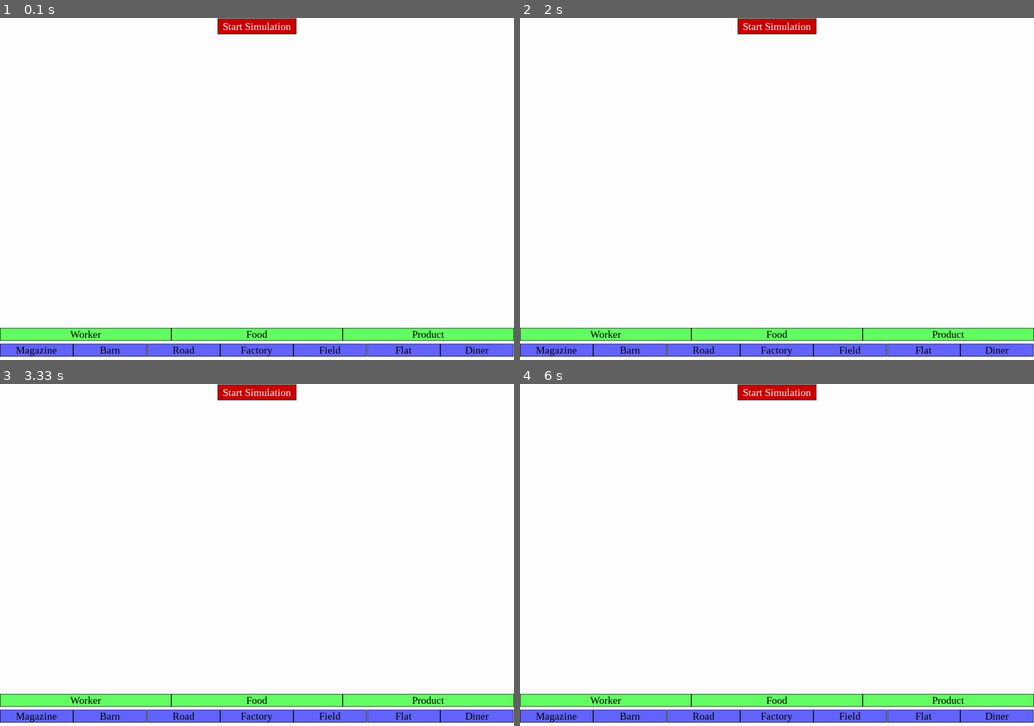
Above: before the commit, frames 1-4 (two rows, left to right).
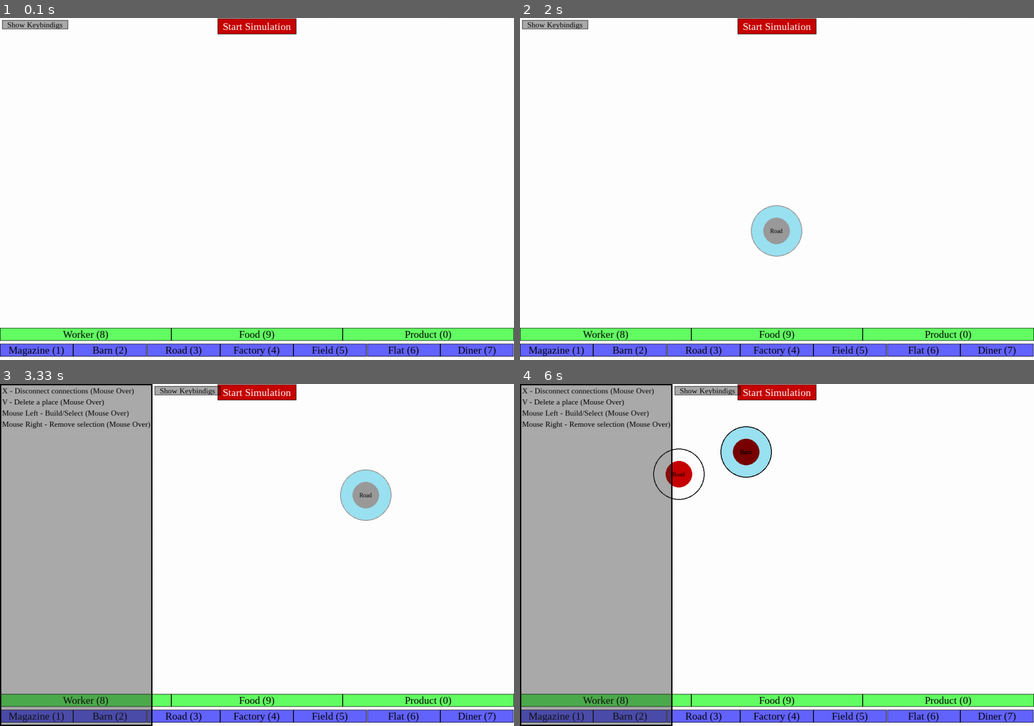
Above: after the commit, the same moments.

Repository: AvanaPY/SimSims
Game: pygame game, started from __main__.py
Same seed, same stepped clock (60 frames per second), same inputs: the game is played once before the commit and once after it.
Inputs (mouse positions are in pixels of both pictures, inside the frame that each line leads up to):
- Up to frame 1 (0.1 s): no input
- Up to frame 2 (2 s): tap 1 at 0.33 s; tap V at 0.67 s; hold X 1-1.47 s; move the mouse to (854, 69) at 1.03 s; tap 2 at 1.07, 1.37, 1.9 s; tap 4 at 1.15 s; tap 8 at 1.5 s; move the mouse to (777, 230) at 1.87 s; tap 3 at 1.98 s
- Up to frame 3 (3.33 s): tap 2 at 2.2, 2.73, 3.07 s; click (5, 387) at 2.38 s, where only the run after the commit has a clickable "Barn"; move the mouse to (436, 643) at 2.7 s; move the mouse to (364, 493) at 3.03 s; tap 3 at 3.15 s
- Up to frame 4 (6 s): tap 2 at 3.37, 3.57, 3.87, 4.47, 5.65 s; move the mouse to (622, 438) at 3.53 s; tap 4 at 3.65 s; right-click (699, 654) at 4.12 s; click (663, 527) at 4.48 s; tap 3 at 4.55 s; tap V at 4.73, 5.13, 5.43, 5.57, 5.97 s; click (725, 541) at 5.15 s; click (679, 472) at 5.58 s; click (746, 452) at 5.98 s

The runs differ from the first frame. In frame 1, 1.4% of the frame differs, in the area x 0-97%, y 0-99%; in frame 2, 2.6%; in frame 3, 32%; in frame 4, 32%, in the area x 0-97%, y 0-100%.

Commit message:
Keybindings, panels, ability to remove connections and places, not resources tho.

Diff:
--- a/sim_assets/__init__.py
+++ b/sim_assets/__init__.py
@@ -5,3 +5,7 @@
 from .resource import Worker, Food, Product
 
 from .simsims import SimsSims
+
+from .ext import ncr, bernstein_poly, colour_linear_interpolation
+
+from .keybindings import bindings
--- a/sim_assets/ext.py
+++ b/sim_assets/ext.py
@@ -5,29 +5,35 @@
 
 def ncr(n, r):
     """n choose r"""
-    r = min(r, n-r)
-    numer = reduce(op.mul, range(n, n-r, -1), 1)
-    denom = reduce(op.mul, range(1, r+1), 1)
+    r = min(r, n - r)  # This works since it's symmetric
+
+    numer = reduce(op.mul, range(n, n - r, -1), 1)
+    denom = reduce(op.mul, range(1, r + 1), 1)
     return numer / denom
 
 def bernstein_poly(i, n, t):
     """
      The Bernstein polynomial of n, i as a function of t
     """
-
     return ncr(n, i) * (t ** (n - i)) * (1 - t)**i
 
 def compute_bezier_points(points, n_times=25):
-
-    nPoints = len(points)
-    xPoints = np.array([p[0] for p in points])
-    yPoints = np.array([p[1] for p in points])
+    """
+        Returns a list of points that can be used to construct a bezier curve.
+    """
+    n_points = len(points)
+    x_points, y_points = np.array([p[0] for p in points]), np.array([p[1] for p in points])
 
     t = np.linspace(0.0, 1.0, n_times)
+    polynomial_array = np.array([bernstein_poly(i, n_points-1, t) for i in range(0, n_points)])
 
-    polynomial_array = np.array([ bernstein_poly(i, nPoints-1, t) for i in range(0, nPoints)   ])
+    x_vals, y_vals= np.dot(x_points, polynomial_array), np.dot(y_points, polynomial_array)
 
-    xvals = np.dot(xPoints, polynomial_array)
-    yvals = np.dot(yPoints, polynomial_array)
+    return [(x, y) for x, y in zip(x_vals, y_vals)]
 
-    return [(x, y) for x, y in zip(xvals, yvals)]
+def colour_linear_interpolation(col_a, col_b, t):
+    """
+        Linearly interpolates between two colours.
+    """
+    col = tuple([a + (b - a) * t for a, b in zip(col_a, col_b)])
+    return col
--- /dev/null
+++ b/sim_assets/keybindings.py
@@ -0,0 +1,35 @@
+import pygame
+
+
+class Keybindings:
+    def __init__(self):
+        self.INTERACT = pygame.BUTTON_LEFT
+        self.DESELECT = pygame.BUTTON_RIGHT
+        self.DISCONNECT_PLACE_CONNECTIONS = pygame.K_x
+        self.DELETE_PLACE = pygame.K_v
+
+        self.SELECT_TYPE_MAGAZINE = pygame.K_1
+        self.SELECT_TYPE_BARN     = pygame.K_2
+        self.SELECT_TYPE_ROAD     = pygame.K_3
+        self.SELECT_TYPE_FACTORY  = pygame.K_4
+        self.SELECT_TYPE_FIELD    = pygame.K_5
+        self.SELECT_TYPE_FLAT     = pygame.K_6
+        self.SELECT_TYPE_DINER    = pygame.K_7
+        self.SELECT_TYPE_WORKER   = pygame.K_8
+        self.SELECT_TYPE_FOOD     = pygame.K_9
+        self.SELECT_TYPE_PRODUCT  = pygame.K_0
+
+    def name_of_key(self, key):
+        m = {
+            pygame.BUTTON_LEFT: 'Mouse Left',
+            pygame.BUTTON_RIGHT: 'Mouse Right'
+        }
+        if key in m:
+            return m[key]
+        return pygame.key.name(key).capitalize()
+
+bindings = Keybindings()
+
+if __name__ == '__main__':
+    pygame.init()
+    print(bindings.name_of_key(pygame.K_v))
--- a/sim_assets/map.py
+++ b/sim_assets/map.py
@@ -1,6 +1,6 @@
 import pygame
 import math
-from .ext import compute_bezier_points
+from .ext import compute_bezier_points, colour_linear_interpolation
 class Map:
     def __init__(self):
         self._places = []
@@ -50,6 +50,18 @@
             if p.point_in_place(x, y):
                 place = p
         return place
+
+    def disconnect_from_selection(self, x, y):
+        if self._selected_place:
+            place = self.get_place_at(x, y)
+            if place:
+                self._selected_place.disconnect_place(place)
+
+    def delete_place_at(self, x, y):
+        place = self.get_place_at(x, y)
+        if place:
+            place.disconnect_all_connections()
+            self._places.remove(place)
 
     def can_build(self):
         return self._selected_build_type or self._selected_place or self._selected_resource_type
@@ -118,4 +130,13 @@
         orth = -direction[1] * bend_factor, direction[0] * bend_factor
         ctrl_point = pos1[0] + direction[0] * 0.5 + orth[0], pos1[1] + direction[1] * 0.5 + orth[1]
         b_points = compute_bezier_points((pos1, ctrl_point, pos2))
-        pygame.draw.lines(surface, (200, 0, 0), False, b_points, 3)
+        length = sum([math.dist(b_points[i], b_points[i + 1]) for i in range(len(b_points) - 1)])  # Evaluate sum of all the "segment" lengths of the bezier curve
+        walked = 0
+
+        start_col = (255, 0, 0)
+        end_col = (0, 120, 255)
+        for i in range(len(b_points) - 1):
+            walked += math.dist(b_points[i], b_points[i + 1])
+            col = colour_linear_interpolation(start_col, end_col, walked / length)
+            pygame.draw.line(surface, col, b_points[i], b_points[i + 1], 3)
+#        pygame.draw.lines(surface, colour_linear_interpolation(), False, b_points, 3)
--- a/sim_assets/places.py
+++ b/sim_assets/places.py
@@ -109,6 +109,18 @@
         if not place in self._outgoing_connections:
             self._outgoing_connections.append(place)
 
+    def disconnect_place(self, place):
+        if place in self._ingoing_connections:
+            self._ingoing_connections.remove(place)
+            place.disconnect_place(self)
+        if place in self._outgoing_connections:
+            self._outgoing_connections.remove(place)
+            place.disconnect_place(self)
+
+    def disconnect_all_connections(self):
+        for place in self._ingoing_connections[:] + self._outgoing_connections[:]:
+            place.disconnect_place(self)
+
     def insert(self, r: Resource):
         """
             Inserts an object, it's a virtual method. Returns True of False depending on if it could insert the object or not.
@@ -122,7 +134,7 @@
 #       NODES
 ####################
 class Node(Place):
-    def __init__(self, name, uses, produces, dims=(60, 60), background=(255, 255, 255), border=(0, 0, 0)):
+    def __init__(self, name, uses, produces, dims=(90, 90), background=(255, 255, 255), border=(0, 0, 0)):
         super().__init__(name, uses, produces)
         self._dims = dims
         self._background = background
@@ -314,26 +326,26 @@
 class Diner(Node):
     def __init__(self):
         super().__init__('Diner', (Worker, Food), (Worker, ))
-        self._viability_increase = 0.1
-
+        self._max_viability_increase = 0.3
+        self._min_viability_increase = 0.1
+        self._food_poison_chance = 0.2
+        self._food_poison_factor = -0.2
+
+    @property
+    def viability(self):
+        return (self._food_poison_factor if random.random() < self._food_poison_chance else 1) * random.uniform(self._min_viability_increase, self._max_viability_increase)
     def use_resources(self, delay=1):
         self._working = True
 
-        fed_workers = 0
-
         time.sleep(delay/2)
-        workers = [r for r in self._resources if type(r) == Worker]
-        food_count = min(self._count_resources((Food, Worker)))
-        feed_index = 0
-        for resource in self._resources[:]:  # Copy the list to avoid issues
-            t = type(resource)
-            if t == Food:
-                if feed_index < food_count:
-                    workers[feed_index].add_viability(self._viability_increase)
-                    self._resources.remove(resource)
-                    feed_index += 1
-            elif t == Worker:
-                self.deliver_resource(resource)
+        worker = [r for r in self._resources if type(r) == Worker][0]
+        food = [r for r in self._resources if type(r) == Food][0]
+
+        self._resources.remove(food)
+        if worker.add_viability(self.viability):
+            self._resources.remove(worker)
+        else:
+            self.deliver_resource(worker)
 
         time.sleep(delay/2)
         self._working = False
@@ -361,7 +373,7 @@
 #    CONTAINERS
 ###################
 class Container(Place):
-    def __init__(self, name, uses, produces, radius=40, background=(255, 255, 255), border=(0, 0, 0)):
+    def __init__(self, name, uses, produces, radius=60, background=(255, 255, 255), border=(0, 0, 0)):
         super().__init__(name, uses, produces)
         self._radius = radius
         self._dims = (round(radius*2.1), round(radius*2.1))
@@ -369,6 +381,7 @@
         self._border = border
         self._uses = uses
         self._produces = produces
+        self._thread_lock = threading.Lock()
 
     def dims(self):
         return self._dims
@@ -410,11 +423,12 @@
         return True
 
     def place_resource(self, node: Node):
-        for resource in self._resources:
-            if node.insert(resource):
-                self._resources.remove(resource)
-                return True
-        return False
+        with self._thread_lock:
+            for resource in self._resources:
+                if node.insert(resource):
+                    self._resources.remove(resource)
+                    return True
+            return False
 
 class Magazine(Container):
     def __init__(self):
@@ -438,12 +452,15 @@
 class Road(Container):
     def __init__(self):
         super().__init__('Road', (Worker,), (Worker,))
-
-    def reduce_viability(self, worker):
-        pass
+        self._viability_reduction_per_worker = 0.05
+
+    @property
+    def viability(self):
+        return self._viability_reduction_per_worker * len(self._resources)
 
     def insert(self, r: Resource):
         if isinstance(r, Worker):
-            self._resources.append(r)
-            return True
-        return False
+            if not r.damage(self.viability):
+                self._resources.append(r)
+            return True
+        return False
--- a/sim_assets/pygame_assets/__init__.py
+++ b/sim_assets/pygame_assets/__init__.py
@@ -1 +1,2 @@
 from .button import Button
+from .panel import Panel
--- a/sim_assets/pygame_assets/button.py
+++ b/sim_assets/pygame_assets/button.py
@@ -2,7 +2,7 @@
 
 class Button:
     def __init__(self, text: str, font: pygame.font.Font,
-                position: tuple, dims: tuple, func, args: list = None,
+                position: tuple, dims: tuple, func, args: list = None, keybinding=None,
                 text_aa=True, text_colour: tuple = (255, 255, 255),
                 background_colour: tuple = (40, 40, 40), border_colour: tuple = (0, 0, 0), border_width: int = 1,
                 expand: bool = True, padx: int = 0, pady: int = 0, centered: bool = True):
@@ -22,7 +22,7 @@
             self._dims = (max(txt_dims[0], dims[0]) + padx, max(txt_dims[1], dims[1]) + pady)
 
         # Create the final surface and apply the background colour and border
-        blit = pygame.Surface(self._dims)
+        blit = pygame.Surface(self._dims, pygame.SRCALPHA, 32).convert_alpha()
         blit.fill(background_colour)
         pygame.draw.rect(blit, border_colour, pygame.Rect(0, 0, self._dims[0], self._dims[1]), border_width)
 
@@ -35,6 +35,8 @@
         else:
             self._position = position
         self._hidden = False
+
+        self._keybinding = keybinding
     @property
     def blit(self):
         return self._blit
@@ -46,6 +48,13 @@
     @property
     def hidden(self):
         return self._hidden
+
+    @property
+    def keybinding(self):
+        return self._keybinding
+
+    def move(self, dx, dy):
+        self._position = self.position[0] + dx, self.position[1] + dy
 
     def hide(self):
         self._hidden = True
--- /dev/null
+++ b/sim_assets/pygame_assets/panel.py
@@ -0,0 +1,65 @@
+import pygame
+
+class Panel:
+    def __init__(self, position: tuple, dims: tuple, background_colour: tuple = (40, 40, 40, 100), border_colour: tuple = (0, 0, 0), border_width: int = 3,
+                content_offset=5):
+        self._content = []
+        self._position = position
+        self._dims = dims
+
+        self._position = position
+        self._hidden = False
+
+        self._background_colour = background_colour
+        self._border_colour = border_colour
+        self._border_width = border_width
+
+        self._content_offset = content_offset
+
+        self._blit = None
+        self._redraw()
+
+    @property
+    def blit(self):
+        return self._blit
+
+    @property
+    def dims(self):
+        return self._dims
+
+    @property
+    def position(self):
+        return self._position
+
+    @property
+    def hidden(self):
+        return self._hidden
+
+    def add_text(self, text, font : pygame.font.Font, colour=(0, 0, 0)):
+        content = font.render(text, True, colour)
+        self._content.append(content)
+        self._redraw()
+
+    def _redraw(self):
+        self._calculate_width()
+        self._blit = pygame.Surface(self._dims, pygame.SRCALPHA, 32).convert_alpha()
+        self._blit.fill(self._background_colour)
+        pygame.draw.rect(self._blit, self._border_colour, pygame.Rect(0, 0, *self.dims), self._border_width)
+
+        x, y = self._content_offset, self._content_offset
+        for cont in self._content:
+            self._blit.blit(cont, (x, y))
+            y += cont.get_height() + self._content_offset
+
+    def _calculate_width(self):
+        if self._content:
+            w = max([self._dims[0]] + [cont.get_width() + self._content_offset * 2 for cont in self._content])
+            self._dims = w, self._dims[1]
+
+    def move(self, dx, dy):
+        self._position = self.position[0] + dx, self.position[1] + dy
+
+    def hide(self):
+        self._hidden = True
+    def unhide(self):
+        self._hidden = False
--- a/sim_assets/resource.py
+++ b/sim_assets/resource.py
@@ -1,6 +1,6 @@
 import pygame
 class Resource:
-    def __init__(self, name, colour, dims=(5, 5)):
+    def __init__(self, name, colour, dims=(8, 8)):
         self._name = name
         self._colour = colour
         self._dims = dims
--- a/sim_assets/simsims.py
+++ b/sim_assets/simsims.py
@@ -1,6 +1,6 @@
 import sys
 import pygame
-
+from .keybindings import bindings as keybindings
 
 APPLICATION_NAME = 'SimsSims'
 BACKGROUND_COLOUR = (255, 255, 255)
@@ -11,6 +11,7 @@
 import threading
 
 from .pygame_assets import Button
+from .pygame_assets import Panel
 from . import Place, Node, Magazine, Barn, Road, Factory, Field, Flat, Diner
 from . import Worker, Food, Product
 from . import Map
@@ -22,6 +23,7 @@
         self._window = pygame.display.set_mode(dims)
 
         self._main_font = pygame.font.SysFont('Times New Roman', 24)
+        self._mid_font = pygame.font.SysFont('Times New Roman', 18)
         self._places_name_font = pygame.font.SysFont('Times New Roman', 14)
 
         self._running = False
@@ -33,9 +35,23 @@
         # The graphical user interface
         self._ui: UI = UI()
 
-        self.start_button = Button('Start Simulation', self._main_font, (dims[0] / 2, 20), (100, 20), func = lambda: self.start_simulation(),
+        self._start_button = Button('Start Simulation', self._main_font, (dims[0] / 2, 20), (100, 20), func = lambda: self.start_simulation(),
                                     background_colour=(200, 0, 0), padx=25, pady=10)
-        self._ui.add_button(self.start_button)
+        self._ui.add_button(self._start_button)
+
+        self._show_keybind_panel = False
+        self._toggle_keybindings_button = Button('Show Keybindigs', self._mid_font, (5, 5), (100, 20), func=self._toggle_keybindings_panel,
+                                                background_colour=(40, 40, 40, 100), text_colour=(0, 0, 0), padx=25, centered=False)
+        self._ui.add_button(self._toggle_keybindings_button)
+
+        self._keybind_panel = Panel((0, 0), (100, dims[1]))
+        self._ui.add_panel(self._keybind_panel)
+
+        self._keybind_panel.add_text(f'{keybindings.name_of_key(keybindings.DISCONNECT_PLACE_CONNECTIONS)} - Disconnect connections (Mouse Over)', self._mid_font)
+        self._keybind_panel.add_text(f'{keybindings.name_of_key(keybindings.DELETE_PLACE)} - Delete a place (Mouse Over)', self._mid_font)
+        self._keybind_panel.add_text(f'{keybindings.name_of_key(keybindings.INTERACT)} - Build/Select (Mouse Over)', self._mid_font)
+        self._keybind_panel.add_text(f'{keybindings.name_of_key(keybindings.DESELECT)} - Remove selection (Mouse Over)', self._mid_font)
+        self._keybind_panel.hide()
 
         selections = (Magazine, Barn, Road, Factory, Field, Flat, Diner)
 
@@ -43,16 +59,22 @@
         select_btn_height = 30
         for i, t in enumerate(selections):
             place = t()
-            btn = Button(place.name, self._main_font, ((i + 0.5) * select_btn_width, self._dims[1] - select_btn_height * 0.75), (select_btn_width, select_btn_height),
-                    self.map_select_build, args=[t], background_colour=(100, 100, 255), text_colour=(0, 0, 0))
+            key = getattr(keybindings, f'SELECT_TYPE_{place.name.upper()}')
+            btn = Button(f'{place.name} ({keybindings.name_of_key(key)})', self._main_font,
+                    ((i + 0.5) * select_btn_width, self._dims[1] - select_btn_height * 0.75), (select_btn_width, select_btn_height),
+                    self.map_select_build, args=[t], background_colour=(100, 100, 255), text_colour=(0, 0, 0),
+                    keybinding=key)
             self._ui.add_button(btn)
 
         selections = (Worker, Food, Product)
         select_btn_width  = self._dims[0] / len(selections)
         for i, t in enumerate(selections):
             resource = t()
-            btn = Button(resource.name, self._main_font, ((i + 0.5) * select_btn_width, self._dims[1] - select_btn_height * 2), (select_btn_width, select_btn_height),
-                    self.map_select_resource, args=[t], background_colour=(100, 255, 100), text_colour=(0, 0, 0))
+            key = getattr(keybindings, f'SELECT_TYPE_{resource.name.upper()}')
+            btn = Button(f'{resource.name} ({keybindings.name_of_key(key)})', self._main_font,
+                    ((i + 0.5) * select_btn_width, self._dims[1] - select_btn_height * 2), (select_btn_width, select_btn_height),
+                    self.map_select_resource, args=[t], background_colour=(100, 255, 100), text_colour=(0, 0, 0),
+                    keybinding=key)
             self._ui.add_button(btn)
 
         ############################################################
@@ -74,6 +96,8 @@
                 if event.type == pygame.MOUSEBUTTONDOWN:
                     x, y = event.pos
                     self.mouse_down(x, y, event.button)
+                if event.type == pygame.KEYDOWN:
+                    self.handle_keyboard_input(*pygame.mouse.get_pos(), event.key)
 
             if self._started_sim:
                 for node in self._map.places:
@@ -86,8 +110,17 @@
         """
             Starts the simulation.
         """
-        self.start_button.hide()
+        self._start_button.hide()
         self._started_sim = True
+
+    def _toggle_keybindings_panel(self):
+        self._show_keybind_panel = not self._show_keybind_panel
+        if self._show_keybind_panel:
+            self._toggle_keybindings_button.move(self._keybind_panel.dims[0], 0)
+            self._keybind_panel.unhide()
+        else:
+            self._toggle_keybindings_button.move(-self._keybind_panel.dims[0], 0)
+            self._keybind_panel.hide()
 
     def map_select_build(self, t):
         """
@@ -105,7 +138,7 @@
         """
             Handles the mouse down event.
         """
-        if button == pygame.BUTTON_LEFT:
+        if button == keybindings.INTERACT:
             btn = None
             for button in self._ui.buttons:
                 if button.point_in_button(mouse_x, mouse_y):
@@ -117,8 +150,24 @@
                     self._map.build(mouse_x, mouse_y)
                 else:
                     self._map.select_building_at(mouse_x, mouse_y)
-        elif button == pygame.BUTTON_RIGHT:
+        elif button == keybindings.DESELECT:
             self._map.deselect_selections()
+
+    def handle_keyboard_input(self, mouse_x, mouse_y, button):
+        if button == keybindings.DISCONNECT_PLACE_CONNECTIONS:
+            self.disconnect_connection(mouse_x, mouse_y)
+        elif button == keybindings.DELETE_PLACE:
+            self.delete_place_at(mouse_x, mouse_y)
+        else:
+            for btn in self._ui.buttons:
+                if btn.keybinding == button:
+                    btn.call()
+
+    def disconnect_connection(self, mouse_x, mouse_y):
+        self._map.disconnect_from_selection(mouse_x, mouse_y)
+
+    def delete_place_at(self, mouse_x, mouse_y):
+        self._map.delete_place_at(mouse_x, mouse_y)
 
     def exit(self):
         """
--- a/sim_assets/ui.py
+++ b/sim_assets/ui.py
@@ -1,13 +1,17 @@
 class UI:
     def __init__(self):
         self._buttons = []
+        self._panels = []
 
     def __iter__(self):
-        return self.Iterator(self._buttons)
+        return self.Iterator(self._buttons + self._panels)
 
     @property
     def buttons(self):
         return self.Iterator(self._buttons)
+
+    def add_panel(self, panel):
+        self._panels.append(panel)
 
     def add_button(self, btn):
         """
